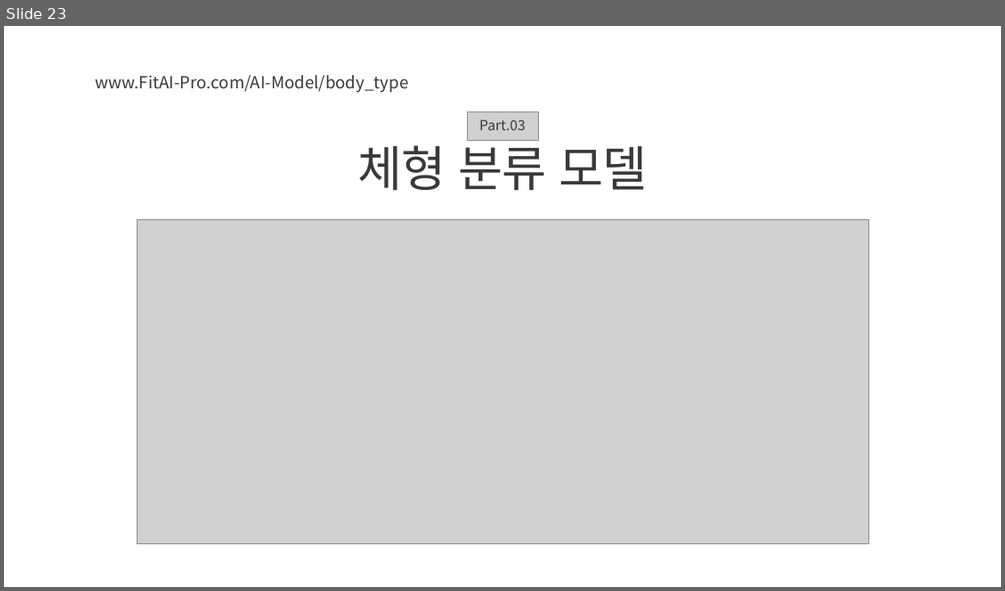
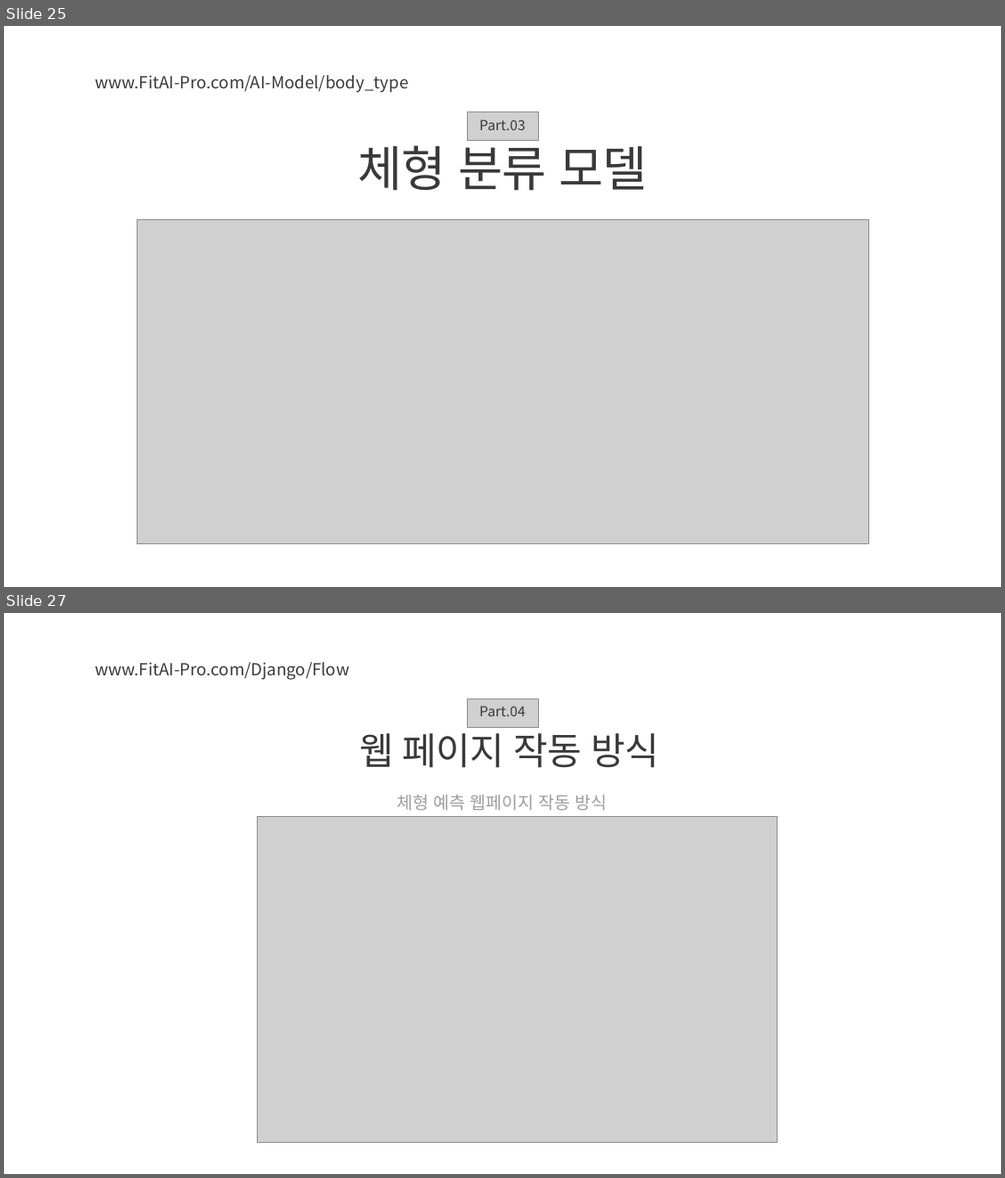
Before and after one commit to ssoom98/FitAI_Pro, a slide deck: ppt/FitAI-Pro_CSM.pptx. Shown one above the other, each under a label of ours: slide 23 before the commit, slides 25 and 27 after it; the slides between them are not shown. The pictures are 1005x591 and 1005x1178 pixels, drawn with LibreOffice and Linux fonts; fonts in the diff are those of the drawing; grey boxes stand for pictures; background and template pictures are left out. Boxes give left, top, right and bottom in pixels: in the first picture for what was removed or moved away, otherwise in the second. Text is boxed around its words. In the diff, an @@ line names an element or a change of style, - is before the commit and + after.

```diff
--- a/ppt/FitAI-Pro_CSM.pptx
+++ b/ppt/FitAI-Pro_CSM.pptx
@@ slide 27 added at <box>4,613,1001,1174</box>, background picture (left out) @@
@@ text added at <box>96,662,350,680</box>, 24 pt, text #393939 @@
+www.FitAI-Pro.com/Django/Flow
@@ picture added at <box>467,698,538,727</box> @@
@@ text added at <box>479,706,526,716</box>, 20 pt, text #393939 @@
+Part.04
@@ text added at <box>359,726,659,768</box>, 54 pt, text #393939 @@
+웹 페이지 작동 방식
@@ text added at <box>396,795,607,811</box>, 25 pt, text #9E9E9E @@
+체형 예측 웹페이지 작동 방식
@@ picture added at <box>257,816,777,1142</box> @@
@@ what was slide 23 is now slide 25 @@
```
Also in this commit, not shown: 9 slides changed, 7 other slides added, 1 slide removed, 9 other files.
